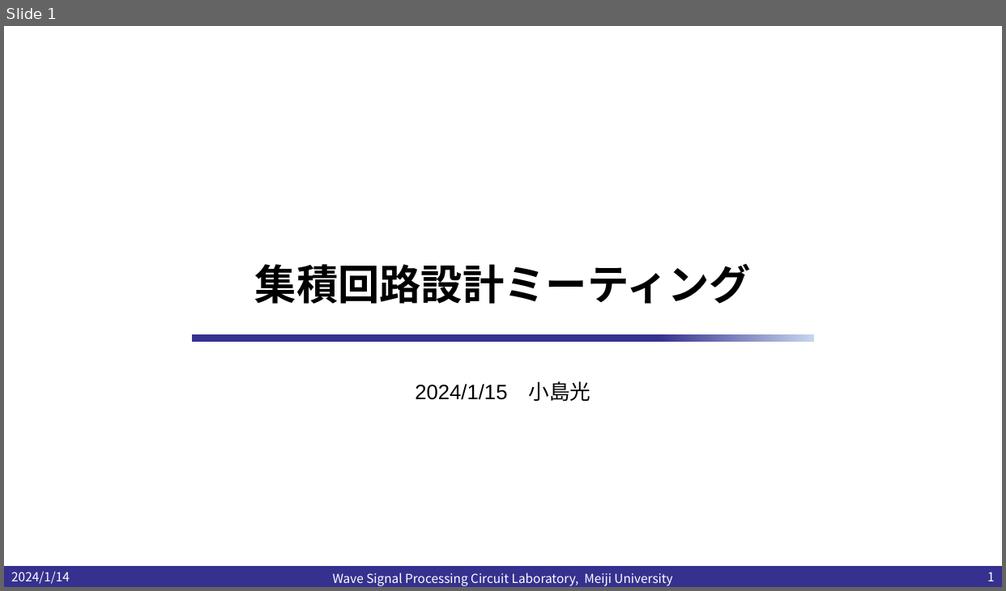
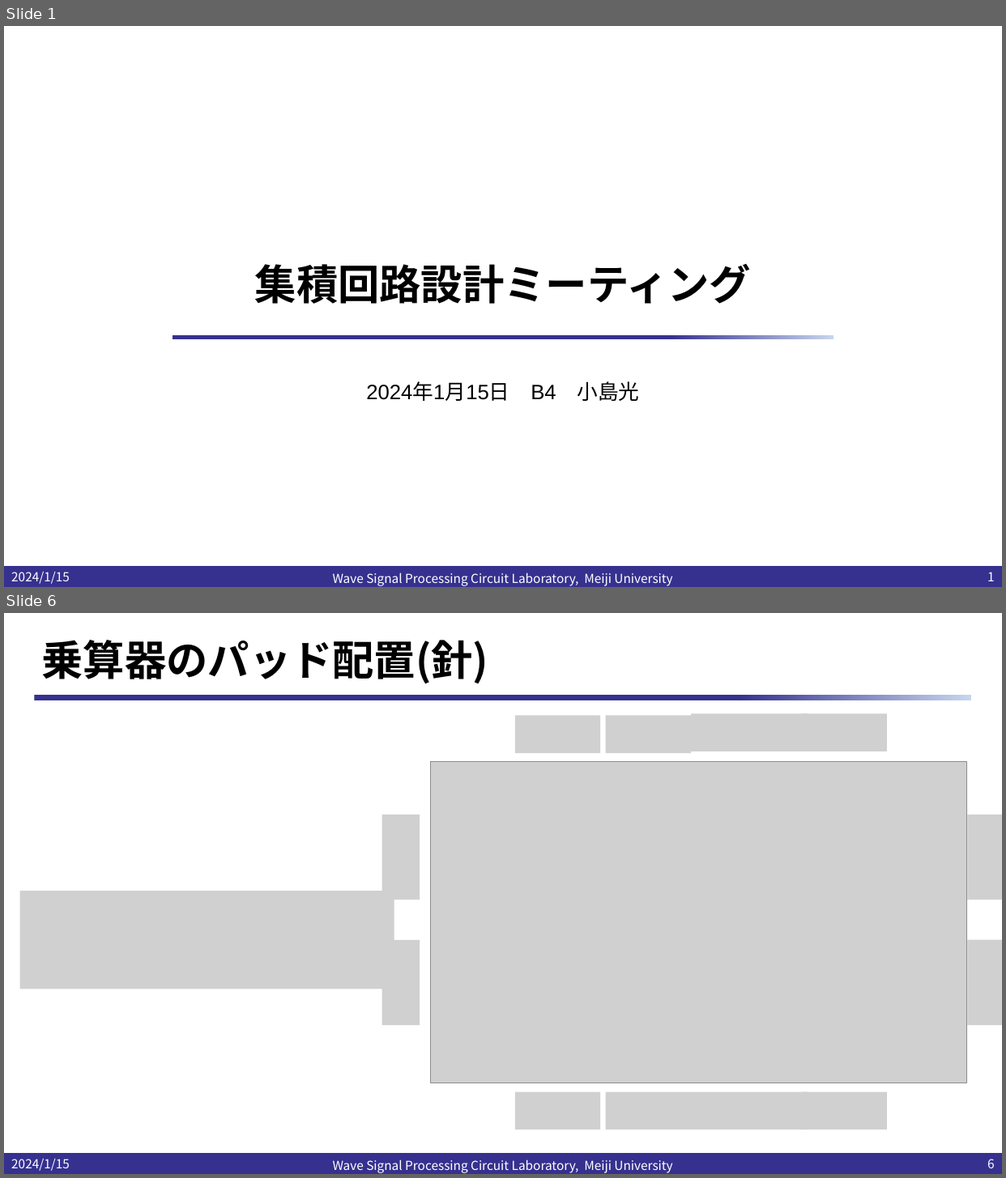
Before and after one commit to kjm-desktop10400/reserch, a slide deck: folded_gilbert/試作/20240115/集積回路設計ミーティング.pptx. Shown one above the other, each under a label of ours: slide 1 before the commit, slides 1 and 6 after it; the slides between them are not shown. The pictures are 1006x591 and 1006x1178 pixels, drawn with LibreOffice and Linux fonts; fonts in the diff are those of the drawing; grey boxes stand for pictures; background and template pictures are left out. Boxes give left, top, right and bottom in pixels: in the first picture for what was removed or moved away, otherwise in the second. Text is boxed around its words. In the diff, an @@ line names an element or a change of style, - is before the commit and + after.

```diff
--- a/folded_gilbert/試作/20240115/集積回路設計ミーティング.pptx
+++ b/folded_gilbert/試作/20240115/集積回路設計ミーティング.pptx
@@ slide 6 added at [4, 613, 1002, 1174], background #FFFFFF; not listed: 1 template element that a slide beside it also shows @@
@@ title added at [42, 640, 489, 684], 40 pt, text #000000, bold @@
+乗算器のパッド配置(針)
@@ rectangle added at [35, 695, 972, 700], fill gradient #36318F to #C7D5ED @@
@@ picture added at [515, 716, 601, 753] @@
@@ picture added at [606, 716, 691, 753] @@
@@ picture added at [691, 714, 809, 752] @@
@@ picture added at [802, 714, 888, 752] @@
@@ picture added at [431, 762, 967, 1084] @@
@@ picture added at [382, 815, 420, 900] @@
@@ picture added at [967, 815, 1002, 900] @@
@@ picture added at [19, 891, 394, 989] @@
@@ picture added at [382, 940, 420, 1025] @@
@@ picture added at [967, 940, 1002, 1025] @@
@@ picture added at [515, 1093, 601, 1130] @@
@@ picture added at [606, 1093, 691, 1130] @@
@@ picture added at [691, 1093, 808, 1130] @@
@@ picture added at [802, 1093, 888, 1130] @@
@@ text added at [11, 1158, 70, 1171], 12 pt, text #FFFFFF @@
+2024/1/15
@@ text added at [333, 1160, 672, 1174], 12 pt, text #FFFFFF @@
+Wave Signal Processing Circuit Laboratory, Meiji University
@@ page number added at [987, 1159, 995, 1169], 12 pt, text #FFFFFF @@
+6
@@ slide 1 changed as well @@
@@ rectangle: place and size @@
-rectangle at [192, 335, 814, 341]
+rectangle at [172, 335, 834, 339]
@@ subtitle at [366, 382, 639, 401]: text changed @@
-2024/1/15 小島光
+2024年1月15日 B4 小島光
@@ text at [11, 571, 70, 584]: text changed @@
-2024/1/14
+2024/1/15
```
Also in this commit, not shown: 1 other slide changed, 5 other slides added, 13 other files.
